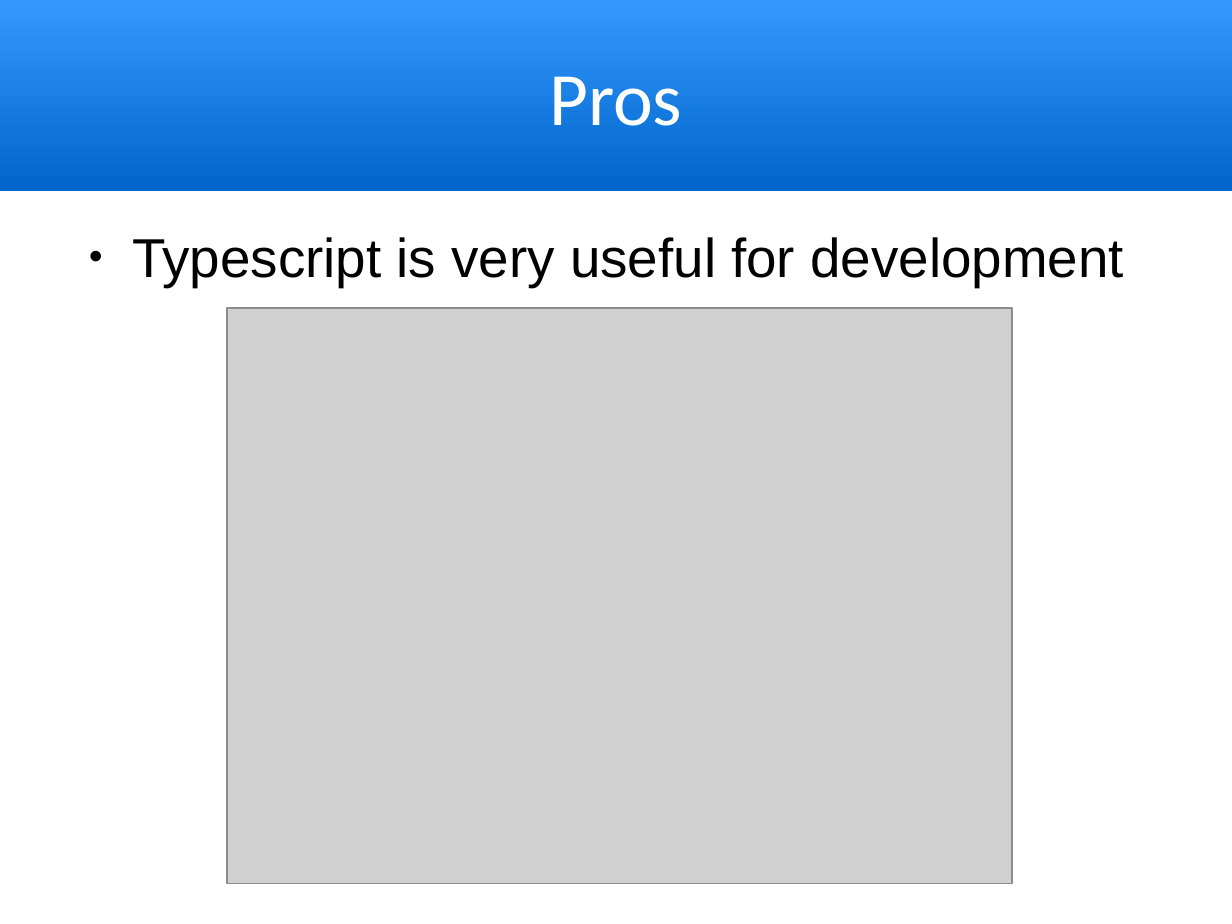
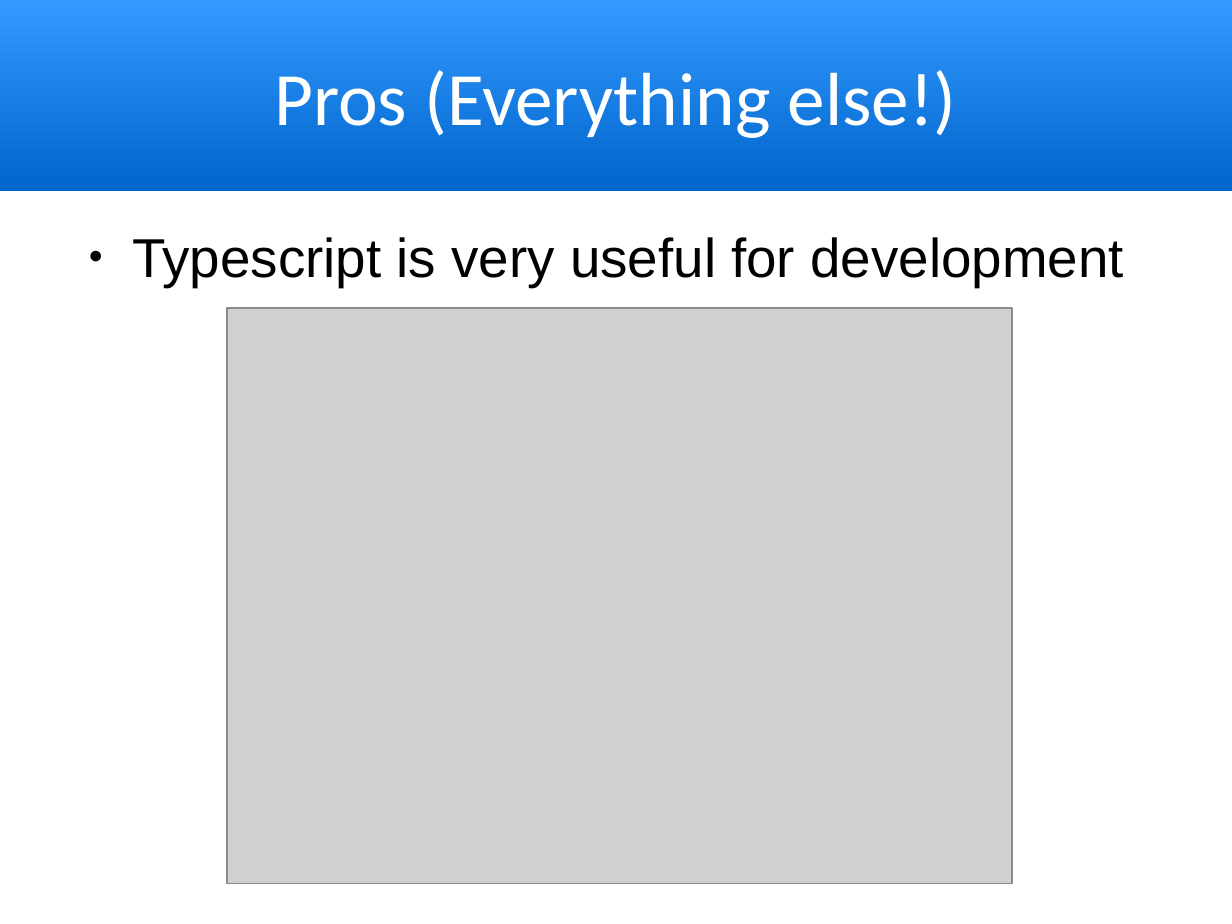
Before and after one commit to trognus/devcon2016, a slide deck: slide 16 of devconNg2.odp. Drawn at 1232x924 pixels with LibreOffice and Linux fonts; fonts in the diff are those of the drawing; grey boxes stand for pictures. Boxes give left, top, right and bottom in pixels: in the first picture for what was removed or moved away, otherwise in the second. Text is boxed around its words. In the diff, an @@ line names an element or a change of style, - is before the commit and + after.

```diff
--- a/devconNg2.odp
+++ b/devconNg2.odp
@@ title at (x1=274, y1=70, x2=957, y2=138): text changed @@
-Pros
+Pros (Everything else!)
```
Also in this commit, not shown: 7 other slides changed, 1 other file.
